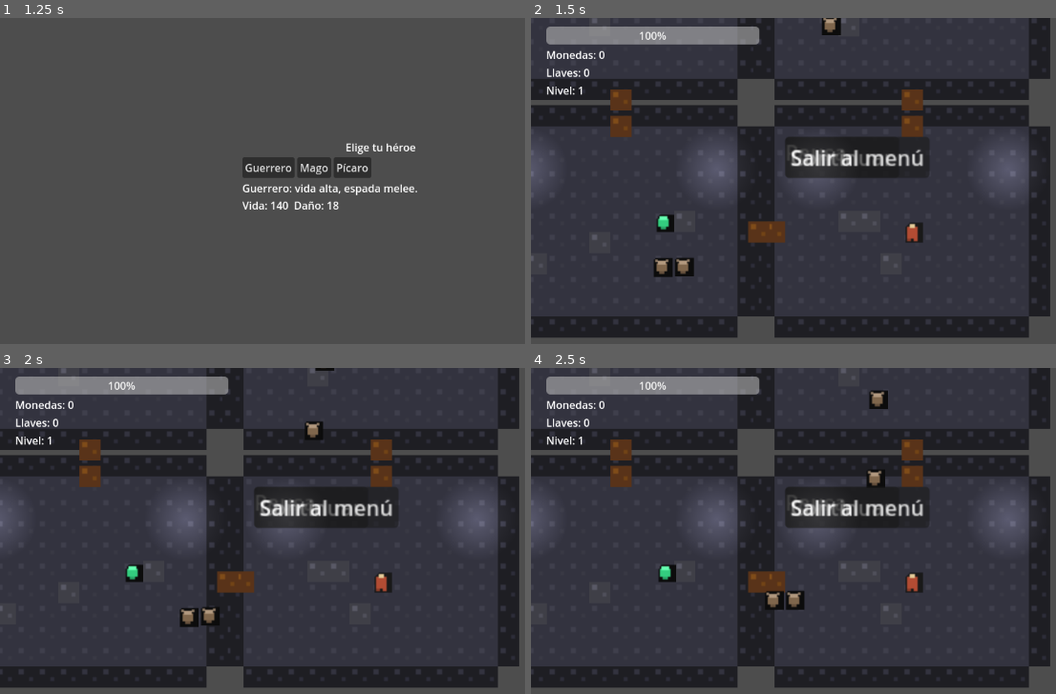
Above: before the commit, frames 1-4 (two rows, left to right).
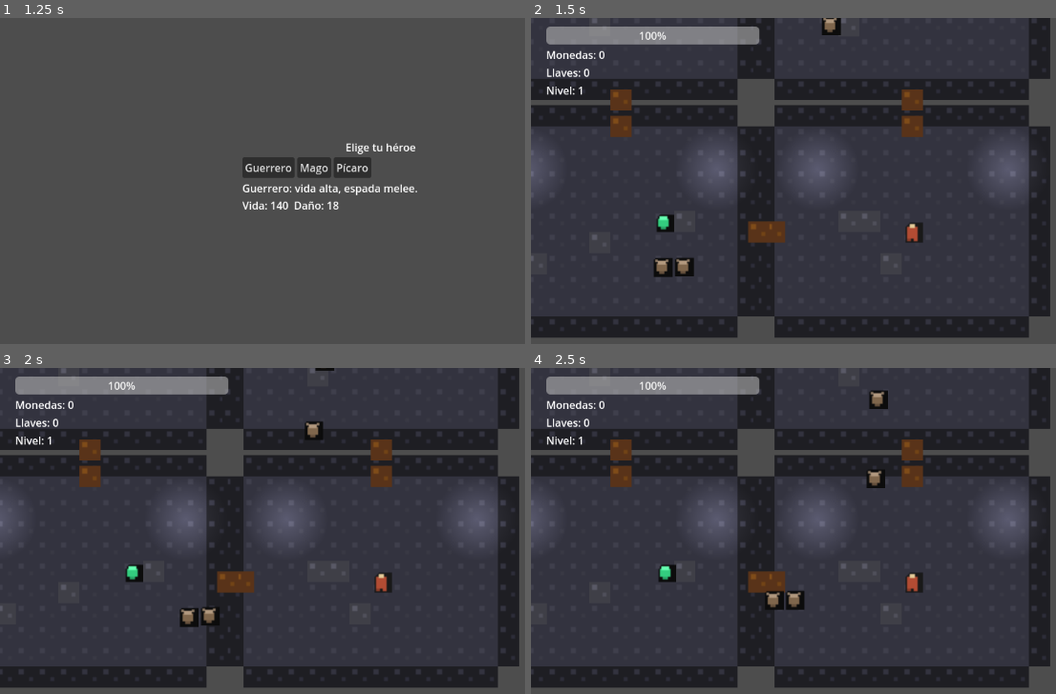
Above: after the commit, the same moments.

Repository: pabloxtoon-byte/lacebolla
Game: Godot game, scene res://Scenes/MainMenu.tscn
The game is run twice, just before and just after one commit, with the same random seed, the same clock (stepped at 60 frames per second) and the same inputs.
Inputs (mouse positions are in pixels of both pictures, inside the frame that each line leads up to):
- Up to frame 1 (1.25 s): click "Jugar" at 0.5 s
- Up to frame 2 (1.5 s): click "Guerrero" at 1.25 s
- Up to frame 3 (2 s): no input
- Up to frame 4 (2.5 s): click (840, 508) at 2 s, where only the run before the commit has a clickable "Continuar"

Frame 1 is identical in both runs. In frame 2, 2.6% of the frame differs, in the area x 48-76%, y 36-50%; in frame 3, 2.6%; in frame 4, 2.6%.
Error before the commit: Invalid assignment of property or key 'visible' with value of type 'bool' on a base object of type 'null instance'. (res://Scripts/Game.gd:35)

Commit message:
Fix PauseMenu child paths under HUD

Diff:
--- a/Scenes/Game.tscn
+++ b/Scenes/Game.tscn
@@ -37,24 +37,24 @@
 anchor_bottom = 1.0
 visible = false
 
-[node name="Center" type="CenterContainer" parent="PauseMenu"]
+[node name="Center" type="CenterContainer" parent="HUD/PauseMenu"]
 anchor_right = 1.0
 anchor_bottom = 1.0
 visible = false
 
-[node name="VBox" type="VBoxContainer" parent="PauseMenu/Center"]
+[node name="VBox" type="VBoxContainer" parent="HUD/PauseMenu/Center"]
 custom_minimum_size = Vector2(260, 160)
 visible = false
 
-[node name="Title" type="Label" parent="PauseMenu/Center/VBox"]
+[node name="Title" type="Label" parent="HUD/PauseMenu/Center/VBox"]
 text = "Pausa"
 horizontal_alignment = 1
 
-[node name="ResumeButton" type="Button" parent="PauseMenu/Center/VBox"]
+[node name="ResumeButton" type="Button" parent="HUD/PauseMenu/Center/VBox"]
 text = "Continuar"
 
-[node name="QuitButton" type="Button" parent="PauseMenu/Center/VBox"]
+[node name="QuitButton" type="Button" parent="HUD/PauseMenu/Center/VBox"]
 text = "Salir al menú"
 
-[connection signal="pressed" from="PauseMenu/Center/VBox/ResumeButton" to="." method="_on_resume_pressed"]
-[connection signal="pressed" from="PauseMenu/Center/VBox/QuitButton" to="." method="_on_quit_pressed"]
+[connection signal="pressed" from="HUD/PauseMenu/Center/VBox/ResumeButton" to="." method="_on_resume_pressed"]
+[connection signal="pressed" from="HUD/PauseMenu/Center/VBox/QuitButton" to="." method="_on_quit_pressed"]
